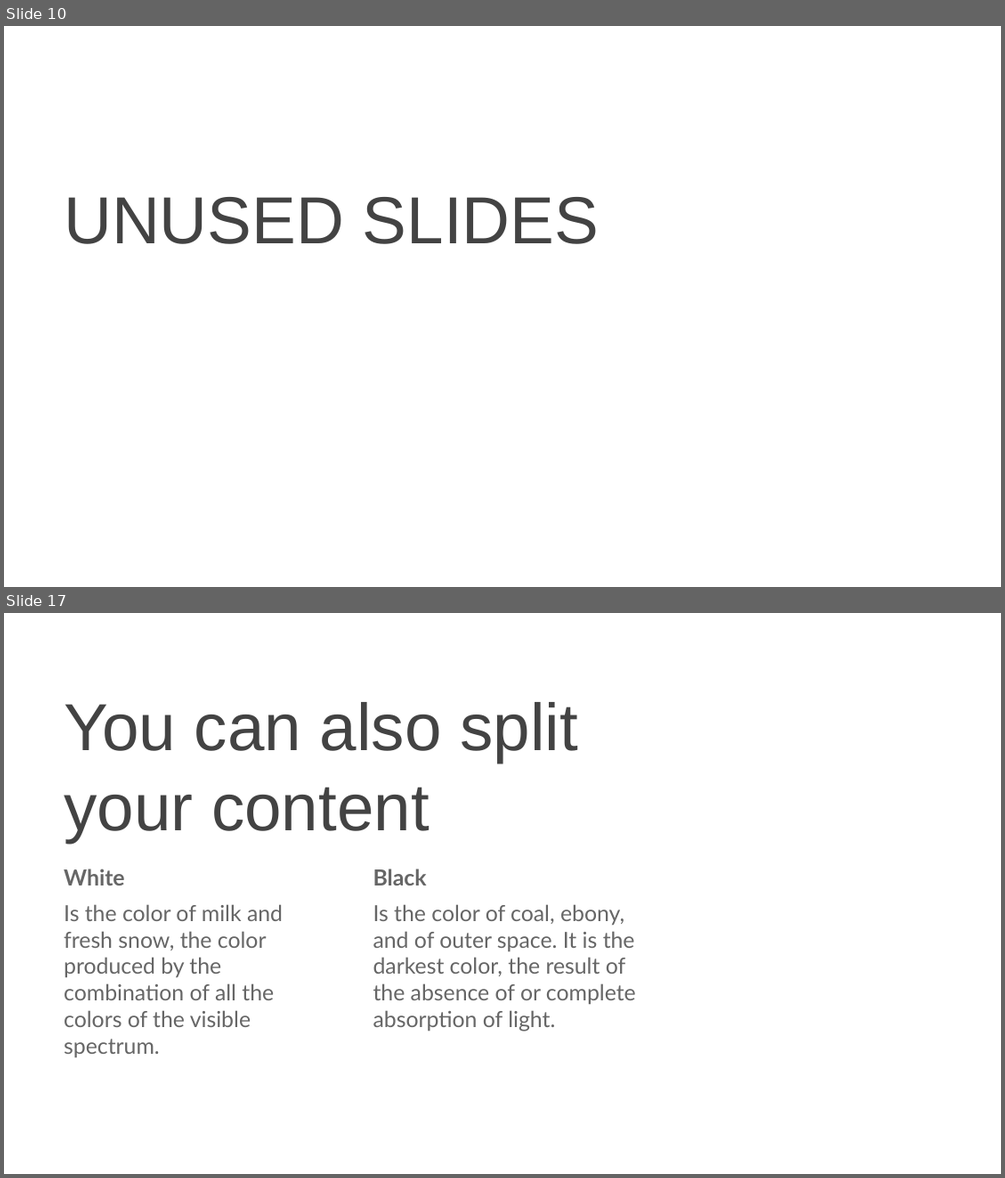
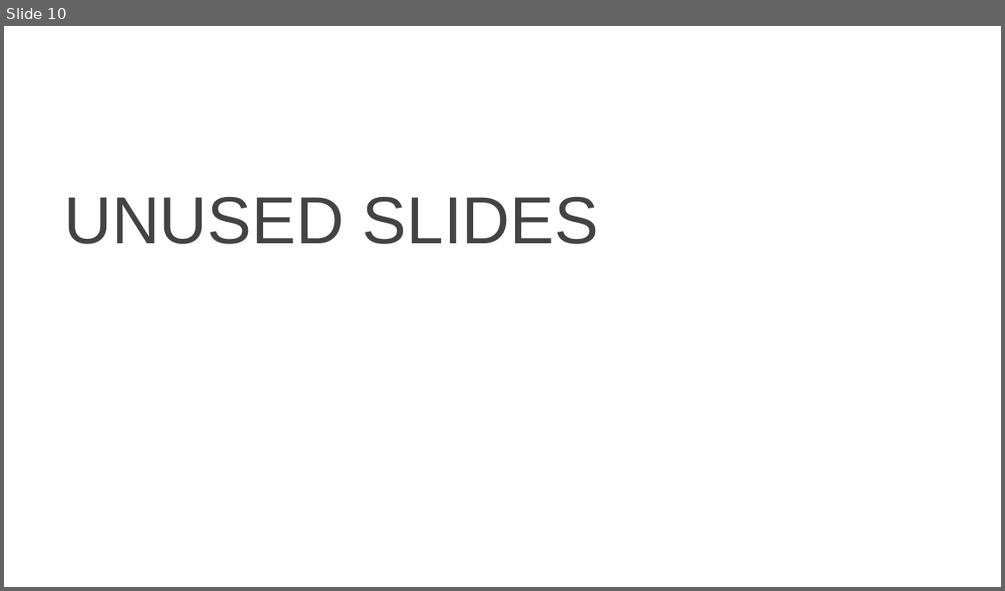
Before and after one commit to Errrneist/Multi-Layer_Perception, a slide deck: Chapter 2/Chapter2-L1-Neural_Network.pptx. Shown one above the other, each under a label of ours: slides 10 and 17 before the commit, slide 10 after it; the slides between them are not shown. The pictures are 1005x1178 and 1005x591 pixels, drawn with LibreOffice and Linux fonts; fonts in the diff are those of the drawing; background and template pictures are left out. Boxes give left, top, right and bottom in pixels: in the first picture for what was removed or moved away, otherwise in the second. Text is boxed around its words. In the diff, an @@ line names an element or a change of style, - is before the commit and + after.

```diff
--- a/Chapter 2/Chapter2-L1-Neural_Network.pptx
+++ b/Chapter 2/Chapter2-L1-Neural_Network.pptx
@@ slide 17 removed at [4, 613, 1001, 1174], background picture (left out) @@
@@ title removed at [64, 702, 578, 842] @@
-You can also split your content
@@ text removed at [64, 868, 283, 1058] @@
-White
-Is the color of milk and fresh snow, the color produced by the combination of all the colors of the visible spectrum.
@@ text removed at [373, 868, 636, 1031] @@
-Black
-Is the color of coal, ebony, and of outer space. It is the darkest color, the result of the absence of or complete absorption of light.
@@ page number removed at [928, 1122, 987, 1165] @@
-17
```
Also in this commit, not shown: 8 slides changed, 26 other slides removed, 3 other files.
